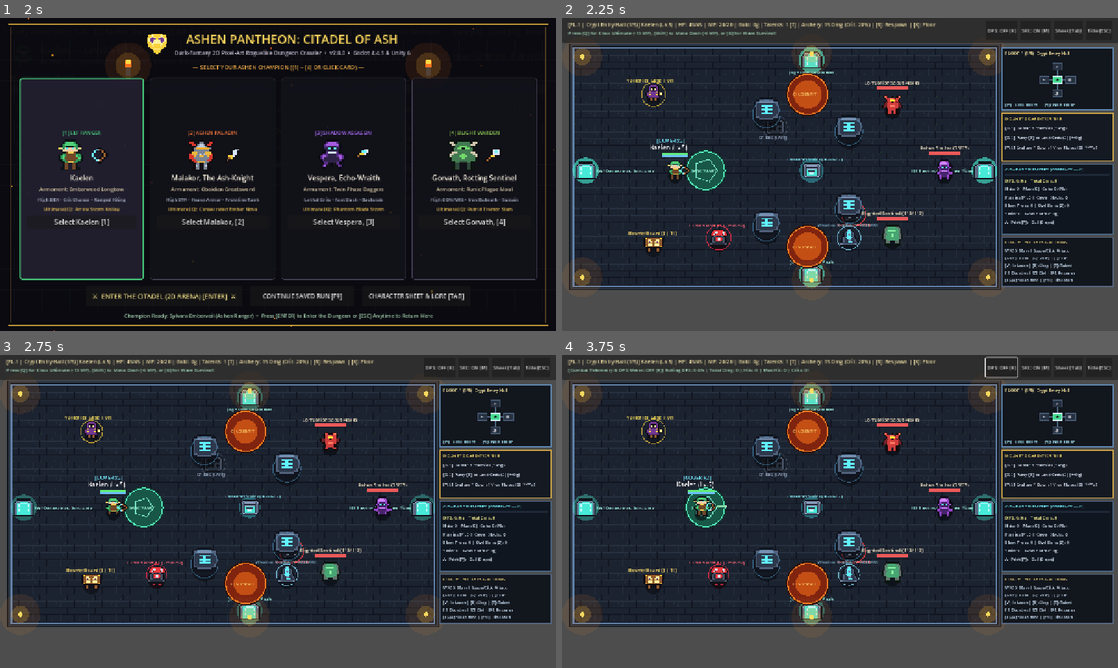
Above: before the commit, frames 1-4 (two rows, left to right).
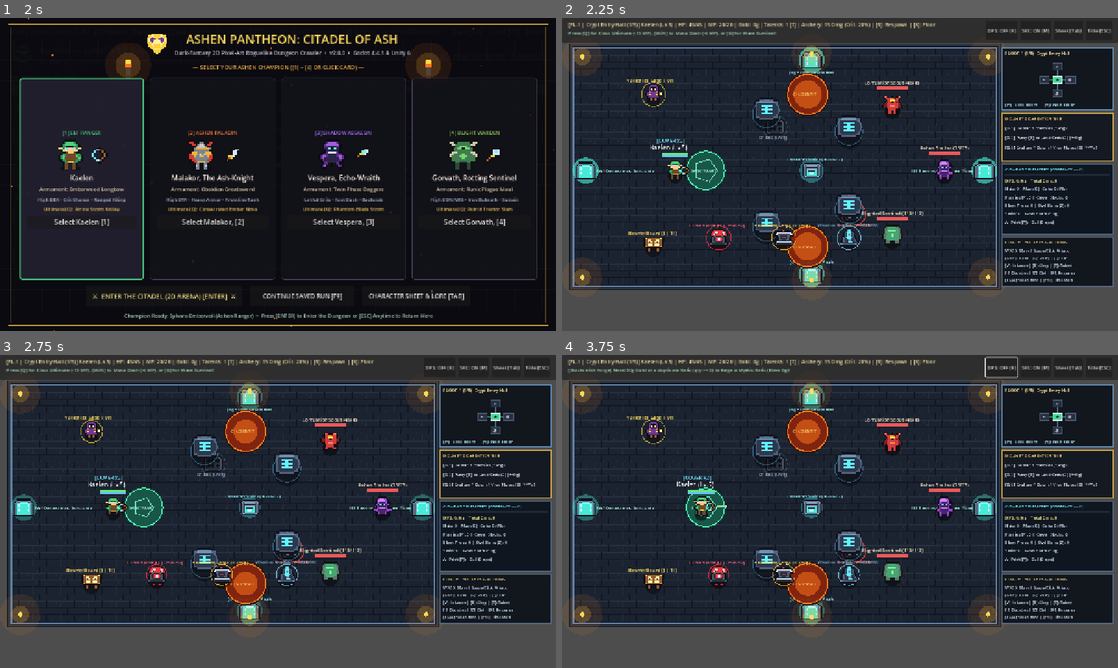
Above: after the commit, the same moments.

Repository: breakingthebot/AI-Godot-Unity-Project
Game: Godot game, scene res://scenes/main.tscn
Same seed, same stepped clock (60 frames per second), same inputs: the game is played once before the commit and once after it.
Inputs (mouse positions are in pixels of both pictures, inside the frame that each line leads up to):
- Up to frame 1 (2 s): click "Play 2D Arena [Tab]" at 0.5 s; click "Play 2D Arena [Tab]" at 1.25 s
- Up to frame 2 (2.25 s): click "⚔ ENTER THE CITADEL (2D ARENA…" at 2 s
- Up to frame 3 (2.75 s): no input
- Up to frame 4 (3.75 s): click "DPS: OFF [K]" at 2.75 s; tap Enter at 3.5 s; move the mouse to (962, 495) at 3.52 s; hold D from 3.53 s (still down); tap O at 3.6 s; click (962, 495) at 3.67 s

Frame 1 is identical in both runs. In frame 2, 0.2% of the frame differs, in the area x 34-81%, y 41-75%; in frame 3, 0.2%; in frame 4, 0.5%, in the area x 1-81%, y 4-75%.

Commit message:
Add v3.4.0 Relic Crafting & Blacksmith Forge [O], and 66/66 tests

Diff:
--- a/godot_project/scripts/arena_controller.gd
+++ b/godot_project/scripts/arena_controller.gd
@@ -197,6 +197,7 @@
 var deployed_totems: Array[Dictionary] = []
 var total_totems_deployed: int = 0
 var total_totem_bolts_fired: int = 0
+var total_mythics_forged: int = 0
 
 const FAMILIAR_ORBIT_RADIUS: float = 48.0
 const FAMILIAR_ORBIT_SPEED: float = 2.6
@@ -220,6 +221,9 @@
 const TOTEM_AURA_DAMAGE_MULT: float = 1.15
 const TOTEM_BASE_BOLT_DAMAGE: int = 12
 const TOTEM_MANA_COST: int = 8
+const FORGE_ANVIL_POS: Vector2 = Vector2(510.0, 505.0)
+const FORGE_GOLD_COST: int = 50
+const MYTHIC_FORGE_RECIPES: Array[String] = ["mythic_ashblade", "mythic_aegis", "mythic_stormstrider"]
 
 var _ui_layer: CanvasLayer
 var _status_label: Label
@@ -233,6 +237,7 @@
 var _gambit_btn: Button
 var _mutator_btn: Button
 var _totem_btn: Button
+var _forge_btn: Button
 var _telemetry_btn: Button
 var _sfx_btn: Button
 
@@ -2278,6 +2283,138 @@
 	}
 
 
+## Forges a Mythic-Tier Relic at the Obsidian Blacksmith Anvil ([O] Key / "Forge [O]" Button / "forge_mythic" RPC),
+## spending 50g Gold Coins (or consuming 1 duplicate Relic stack in inventory) to craft a Mythic Relic.
+func forge_mythic_relic(recipe_key: String = "", force_free: bool = false) -> Dictionary:
+	var catalog := {
+		"mythic_ashblade": {
+			"item_id": "relic_mythic_ashblade",
+			"name": "Mythic Sovereign Ashblade (+8 Dmg, +15 HP)",
+			"bonus_damage": 8,
+			"bonus_max_hp": 15,
+			"bonus_speed": 0.0
+		},
+		"mythic_aegis": {
+			"item_id": "relic_mythic_aegis",
+			"name": "Mythic Obsidian Aegis (+5 Dmg, +25 HP)",
+			"bonus_damage": 5,
+			"bonus_max_hp": 25,
+			"bonus_speed": 0.0
+		},
+		"mythic_stormstrider": {
+			"item_id": "relic_mythic_stormstrider",
+			"name": "Mythic Stormstrider Greaves (+6 Dmg, +25 Spd)",
+			"bonus_damage": 6,
+			"bonus_max_hp": 0,
+			"bonus_speed": 25.0
+		}
+	}
+	var req := recipe_key.strip_edges().to_lower()
+	if req.is_empty():
+		req = MYTHIC_FORGE_RECIPES[total_mythics_forged % MYTHIC_FORGE_RECIPES.size()]
+	if not catalog.has(req):
+		return {"error": "Unknown mythic forge recipe '%s'" % req}
+
+	# Check whether the hero can pay 50g Gold Coins or reforge a duplicate Relic stack (quantity >= 2)
+	var dup_idx: int = -1
+	var inventory: Array = []
+	if loader != null and not loader.current_data.is_empty():
+		inventory = loader.current_data.get("inventory", [])
+		for i in range(inventory.size()):
+			var it: Dictionary = inventory[i]
+			var iid: String = str(it.get("item_id", ""))
+			if (iid.begins_with("relic_") or int(it.get("bonus_damage", 0)) > 0) and int(it.get("quantity", 1)) >= 2:
+				dup_idx = i
+				break
+
+	var gold_spent: int = 0
+	var consumed_duplicate: bool = false
+	if not force_free:
+		if gold_coins >= FORGE_GOLD_COST:
+			gold_coins -= FORGE_GOLD_COST
+			gold_spent = FORGE_GOLD_COST
+		elif dup_idx >= 0:
+			var dup_item: Dictionary = inventory[dup_idx]
+			dup_item["quantity"] = maxi(1, int(dup_item.get("quantity", 2)) - 1)
+			inventory[dup_idx] = dup_item
+			consumed_duplicate = true
+		else:
+			var err_msg := "[Blacksmith Forge] Need %dg Gold or a duplicate Relic (qty >= 2) to forge a Mythic Relic (Have %dg)!" % [FORGE_GOLD_COST, gold_coins]
+			if _combat_banner != null:
+				_combat_banner.text = err_msg
+			return {"error": "Insufficient gold or duplicate relics for Blacksmith Forge", "required_gold": FORGE_GOLD_COST, "current_gold": gold_coins, "message": err_msg}
+
+	var recipe: Dictionary = catalog[req]
+	var target_id: String = str(recipe["item_id"])
+	var b_dmg: int = int(recipe["bonus_damage"])
+	var b_hp: int = int(recipe["bonus_max_hp"])
+	var b_spd: float = float(recipe["bonus_speed"])
+
+	if loader != null and not loader.current_data.is_empty():
+		var found := false
+		for i in range(inventory.size()):
+			var existing: Dictionary = inventory[i]
+			if str(existing.get("item_id", "")) == target_id:
+				existing["quantity"] = int(existing.get("quantity", 1)) + 1
+				inventory[i] = existing
+				found = true
+				break
+		if not found:
+			inventory.append({
+				"item_id": target_id,
+				"name": str(recipe["name"]),
+				"quantity": 1,
+				"bonus_damage": b_dmg,
+				"bonus_max_hp": b_hp,
+				"bonus_speed": b_spd
+			})
+		loader.current_data["inventory"] = inventory
+		if b_hp > 0:
+			var h_dict: Dictionary = loader.current_data.get("health", {"current": 45, "max": 45})
+			h_dict["max"] = int(h_dict.get("max", 45)) + b_hp
+			h_dict["current"] = mini(int(h_dict["max"]), int(h_dict.get("current", 45)) + b_hp)
+			loader.current_data["health"] = h_dict
+		if loader.has_method("_cache_current_hero_state"):
+			loader._cache_current_hero_state()
+
+	total_mythics_forged += 1
+	if _forge_btn != null:
+		_forge_btn.text = "Forge (%d) [O]" % total_mythics_forged
+
+	spawn_particle_burst(FORGE_ANVIL_POS, Color(1.0, 0.72, 0.18), 22, 1.4)
+	spawn_particle_burst(player_pos, Color(1.0, 0.85, 0.25), 16, 1.25)
+	trigger_screen_shake(0.34)
+	spawn_floating_text(player_pos + Vector2(0, -24), "MYTHIC FORGED: %s!" % req.to_upper(), Color(1.0, 0.86, 0.24), true)
+	_play_sfx("relic_loot")
+
+	var cost_note := "Reforged Duplicate Relic" if consumed_duplicate else ("-%dg Gold" % gold_spent)
+	var msg := "[Blacksmith Forge -> %s [O]] Crafted %s (%s, Total Forged: %d)!" % [
+		req.to_upper(),
+		str(recipe["name"]),
+		cost_note,
+		total_mythics_forged
+	]
+	if _combat_banner != null:
+		_combat_banner.text = msg
+	arena_combat_event.emit(msg)
+	if loader != null:
+		loader.character_updated.emit(loader.current_data, msg)
+	_refresh_status_bar()
+	queue_redraw()
+	return {
+		"status": "mythic_forged",
+		"recipe_key": req,
+		"item_id": target_id,
+		"gold_spent": gold_spent,
+		"consumed_duplicate": consumed_duplicate,
+		"total_mythics_forged": total_mythics_forged,
+		"gold_remaining": gold_coins,
+		"arrow_damage": get_calculated_arrow_damage(),
+		"move_speed": get_calculated_move_speed(),
+		"message": msg
+	}
+
+
 func _build_arena_overlay() -> void:
 	_ui_layer = CanvasLayer.new()
 	_ui_layer.name = "ArenaOverlay"
@@ -2511,6 +2648,13 @@
 	_totem_btn.add_theme_font_size_override("font_size", 11)
 	_totem_btn.pressed.connect(func() -> void: deploy_arcane_totem())
 	row2.add_child(_totem_btn)
+
+	_forge_btn = Button.new()
+	_forge_btn.name = "BlacksmithForgeButton"
+	_forge_btn.text = "Forge (0) [O]"
+	_forge_btn.add_theme_font_size_override("font_size", 11)
+	_forge_btn.pressed.connect(func() -> void: forge_mythic_relic())
+	row2.add_child(_forge_btn)
 
 	var lvl_btn := Button.new()
 	lvl_btn.text = "Level Up [L]"
@@ -3590,6 +3734,8 @@
 				cycle_dungeon_mutator()
 			elif ke.keycode == KEY_H:
 				deploy_arcane_totem()
+			elif ke.keycode == KEY_O:
+				forge_mythic_relic()
 
 
 func _process(delta: float) -> void:
@@ -3964,6 +4110,14 @@
 	if font != null:
 		draw_string(font, MUTATOR_OBELISK_POS + Vector2(-72, -26), "Weather Obelisk [Y | %s]" % active_mutator.to_upper(), HORIZONTAL_ALIGNMENT_LEFT, -1, 10, mut_col.lightened(0.18))
 
+	var anvil_tex: Texture2D = sprite_gen.get_prop_texture("prop_anvil")
+	draw_circle(FORGE_ANVIL_POS + Vector2(0, 12), 20.0, Color(0.08, 0.04, 0.02, 0.65))
+	draw_arc(FORGE_ANVIL_POS, 26.0 + sin(_anim_time * 5.8) * 2.2, 0.0, TAU, 32, Color(1.0, 0.74, 0.20, 0.76), 2.0)
+	if anvil_tex != null:
+		draw_texture_rect(anvil_tex, Rect2(FORGE_ANVIL_POS - Vector2(22, 18), Vector2(44, 36)), false)
+	if font != null:
+		draw_string(font, FORGE_ANVIL_POS + Vector2(-68, -24), "Blacksmith Forge [O | %dg]" % FORGE_GOLD_COST, HORIZONTAL_ALIGNMENT_LEFT, -1, 10, Color(1.0, 0.85, 0.35))
+
 	# 4C. Deployable Runic Crossfire Sentry Totems ([H] Key / prop_totem.png + +15% Attack Aura)
 	var totem_tex: Texture2D = sprite_gen.get_prop_texture("prop_totem")
 	for totem in deployed_totems:
--- a/godot_project/scripts/command_center_receiver.gd
+++ b/godot_project/scripts/command_center_receiver.gd
@@ -304,6 +304,12 @@
 				var t_dt: float = float(payload.get("delta", 1.1))
 				var st_res: Dictionary = arena.step_arcane_totems(t_dt)
 				action_note = "Remote RPC stepped Runic Sentry Totems -> %d bolts fired (Total: %d)" % [int(st_res.get("bolts_fired", 0)), int(st_res.get("total_totem_bolts_fired", 0))]
+		"forge_mythic":
+			if arena != null and arena.has_method("forge_mythic_relic"):
+				var rec_k: String = str(payload.get("recipe", ""))
+				var f_free: bool = bool(payload.get("force_free", false))
+				var fg_res: Dictionary = arena.forge_mythic_relic(rec_k, f_free)
+				action_note = "Remote RPC forged Mythic Relic -> %s (Total Forged: %d)" % [str(fg_res.get("recipe_key", fg_res.get("error", "none"))), int(fg_res.get("total_mythics_forged", 0))]
 		"toggle_mute":
 			if sfx_node != null and sfx_node.has_method("toggle_mute"):
 				var muted_now: bool = sfx_node.toggle_mute()
@@ -434,6 +440,7 @@
 		"total_totems_deployed": int(arena.total_totems_deployed) if arena != null else 0,
 		"total_totem_bolts_fired": int(arena.total_totem_bolts_fired) if arena != null else 0,
 		"totem_aura_active": bool(arena.is_hero_in_totem_aura()) if (arena != null and arena.has_method("is_hero_in_totem_aura")) else false,
+		"total_mythics_forged": int(arena.total_mythics_forged) if arena != null else 0,
 		"sfx_muted": bool(sfx_node.muted) if sfx_node != null else false,
 		"total_sfx_played": int(sfx_node.total_sfx_played) if sfx_node != null else 0,
 		"high_wave_reached": int(loader.high_wave_reached) if loader != null else 1,
--- a/godot_project/scripts/sprite_art_generator.gd
+++ b/godot_project/scripts/sprite_art_generator.gd
@@ -60,6 +60,7 @@
 	_register_pattern("prop_cursed_altar", _PROP_CURSED_ALTAR, _PALETTE_TRAP, save_to_disk)
 	_register_pattern("prop_mutator_obelisk", _PROP_MUTATOR_OBELISK, _PALETTE_PILLAR, save_to_disk)
 	_register_pattern("prop_totem", _PROP_TOTEM, _PALETTE_PILLAR, save_to_disk)
+	_register_pattern("prop_anvil", _PROP_ANVIL, _PALETTE_TRAP, save_to_disk)
 	_register_pattern("ui_crest_emblem", _UI_CREST_EMBLEM, _PALETTE_MERCHANT, save_to_disk)
 	_register_pattern("npc_merchant", _NPC_MERCHANT, _PALETTE_MERCHANT, save_to_disk)
 	_register_pattern("prop_coin", _PROP_COIN, _PALETTE_MERCHANT, save_to_disk)
@@ -914,3 +915,18 @@
 	"OSDDDDDDDDDDDDDS",
 	".OOOOOOOOOOOOOO."
 ]
+
+const _PROP_ANVIL: Array[String] = [
+	"....OOORROOO....",
+	"..OOOOOOOOOOOO..",
+	".OSSSSSSSSSSSSO.",
+	"OSSMMMMMMMMMMSSO",
+	"OOOMMDDDDDDMMOOO",
+	"...OMDDRRRDMO...",
+	"...OMDDDDDDMO...",
+	"..OOMMDDDDMMOO..",
+	".OMMDDDDDDDDMMO.",
+	"OMSSSSSSSSSSSSMO",
+	"OMDDDDDDDDDDDDMO",
+	".OOOOOOOOOOOOOO."
+]
--- a/godot_project/tests/test_hud_headless.gd
+++ b/godot_project/tests/test_hud_headless.gd
@@ -927,22 +927,61 @@
 		printerr("FAIL: 2-Totem FIFO queue cap or 'deploy_totem' / 'step_totems' RPC failed: dep3=", dep_rpc_3, " step=", step_tot_rpc)
 		quit(1)
 		return true
-	print("PASS [63/64]: Bounded 2-Totem FIFO Queue & UDP RPCs verified (Active=%d/2, Total Deployed=%d, Total Crossfire Bolts=%d)." % [
+	print("PASS [63/66]: Bounded 2-Totem FIFO Queue & UDP RPCs verified (Active=%d/2, Total Deployed=%d, Total Crossfire Bolts=%d)." % [
 		int(tot_snap.get("active_totems_count", 0)),
 		int(tot_snap.get("total_totems_deployed", 0)),
 		int(tot_snap.get("total_totem_bolts_fired", 0))
 	])
 
-	# 64. Verify Failure Mode / Missing File Boundary Error Banner
+	# 64. Verify Relic Crafting & Blacksmith Forge ([O] Key / prop_anvil.png — 40 PNGs / forge_mythic_relic)
+	var pre_forge_dmg: int = arena.get_calculated_arrow_damage()
+	var pre_forge_hp: int = int(loader.current_data.get("health", {}).get("max", 45))
+	var forge_res_1: Dictionary = arena.forge_mythic_relic("mythic_ashblade")
+	var post_forge_dmg: int = arena.get_calculated_arrow_damage()
+	var post_forge_hp: int = int(loader.current_data.get("health", {}).get("max", 45))
+	if str(forge_res_1.get("status", "")) != "mythic_forged" or post_forge_dmg <= pre_forge_dmg or post_forge_hp < pre_forge_hp + 15 or arena.sprite_gen.textures.size() < 40:
+		printerr("FAIL: Blacksmith Forge [O] or prop_anvil.png failed: res=", forge_res_1, " sprites=", arena.sprite_gen.textures.size())
+		quit(1)
+		return true
+	print("PASS [64/66]: Blacksmith Forge [O] & prop_anvil.png Sprite verified (40 total PNGs, Mythic Ashblade Dmg %d->%d, Max HP %d->%d)." % [
+		pre_forge_dmg,
+		post_forge_dmg,
+		pre_forge_hp,
+		post_forge_hp
+	])
+
+	# 65. Verify "forge_mythic" UDP RPC ("mythic_stormstrider") & Insufficient-Resource Boundary Guard
+	var pre_forge_spd: float = arena.get_calculated_move_speed()
+	var forge_rpc: Dictionary = udp_bridge.execute_remote_command("forge_mythic", {"recipe": "mythic_stormstrider"})
+	var forge_snap: Dictionary = forge_rpc.get("snapshot", {})
+	var post_forge_spd: float = arena.get_calculated_move_speed()
+	var saved_gold: int = arena.gold_coins
+	arena.gold_coins = 0
+	for item in loader.current_data.get("inventory", []):
+		if item is Dictionary and int(item.get("quantity", 1)) >= 2:
+			item["quantity"] = 1
+	var low_forge_res: Dictionary = arena.forge_mythic_relic("mythic_aegis", false)
+	arena.gold_coins = saved_gold
+	if post_forge_spd < pre_forge_spd + 20.0 or int(forge_snap.get("total_mythics_forged", 0)) < 2 or not low_forge_res.has("error"):
+		printerr("FAIL: 'forge_mythic' UDP RPC or insufficient-resource guard failed: rpc=", forge_rpc, " low=", low_forge_res)
+		quit(1)
+		return true
+	print("PASS [65/66]: Blacksmith Forge 'forge_mythic' UDP RPC & Resource Boundary Guard verified (Speed %.0f->%.0f px/s, Total Forged=%d)." % [
+		pre_forge_spd,
+		post_forge_spd,
+		int(forge_snap.get("total_mythics_forged", 0))
+	])
+
+	# 66. Verify Failure Mode / Missing File Boundary Error Banner
 	hud.toggle_arena_mode()
 	var missing_res: Dictionary = loader.load_character_data("res://data/NonExistentChaosFile.json")
 	if not missing_res.is_empty() or not hud.error_banner.visible:
 		printerr("FAIL: Missing file error banner did not trigger.")
 		quit(1)
 		return true
-	print("PASS [64/64]: Missing-file error state verified -> ", hud.error_banner.text)
-
-	print("=== ALL 64 HEADLESS HUD, ARENA, ROSTER, ULTIMATES, BOSS, RELICS, SFX, POTIONS, PILLARS, CRITS, ENEMY BOLTS, PARRY, HAZARDS, FRENZY, AI PILOT, PIXEL-ART SPRITES, DUNGEON CRAWLER, BOSS ENRAGE, ELEMENTAL INFUSIONS, MERCHANT SHOP, SPIKE TRAPS, MIMICS, RESPAWN [R], TALENT TREE [T], FLOOR DESCENT [X], BOUNTY BOARD [J], TITLE SCREEN, SPIRIT OWL FAMILIAR [Z], DPS TELEMETRY [K], CURSED GAMBITS [U], WEATHER MUTATORS [Y], SENTRY TOTEMS [H], UDP & SAVE/LOAD TESTS PASSED ===")
+	print("PASS [66/66]: Missing-file error state verified -> ", hud.error_banner.text)
+
+	print("=== ALL 66 HEADLESS HUD, ARENA, ROSTER, ULTIMATES, BOSS, RELICS, SFX, POTIONS, PILLARS, CRITS, ENEMY BOLTS, PARRY, HAZARDS, FRENZY, AI PILOT, PIXEL-ART SPRITES, DUNGEON CRAWLER, BOSS ENRAGE, ELEMENTAL INFUSIONS, MERCHANT SHOP, SPIKE TRAPS, MIMICS, RESPAWN [R], TALENT TREE [T], FLOOR DESCENT [X], BOUNTY BOARD [J], TITLE SCREEN, SPIRIT OWL FAMILIAR [Z], DPS TELEMETRY [K], CURSED GAMBITS [U], WEATHER MUTATORS [Y], SENTRY TOTEMS [H], BLACKSMITH FORGE [O], UDP & SAVE/LOAD TESTS PASSED ===")
 	_main_instance.queue_free()
 	quit(0)
 	return true
Binary file added: godot_project/assets/sprites/prop_anvil.png
Not shown, changed: CHANGELOG.md
